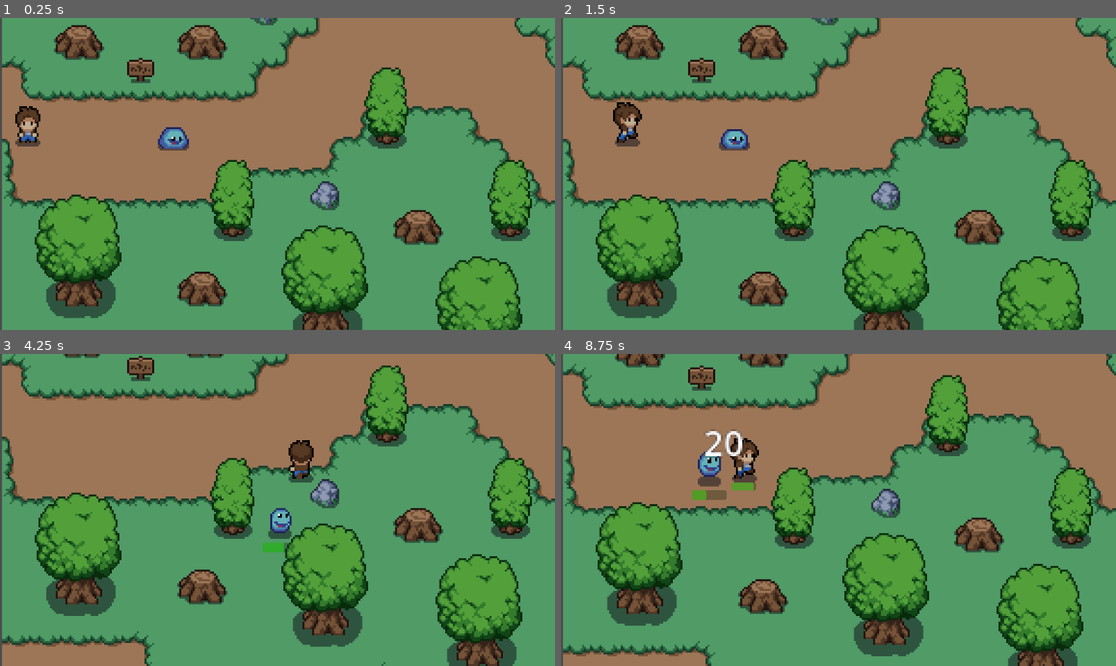
Above: before the commit, frames 1-4 (two rows, left to right).
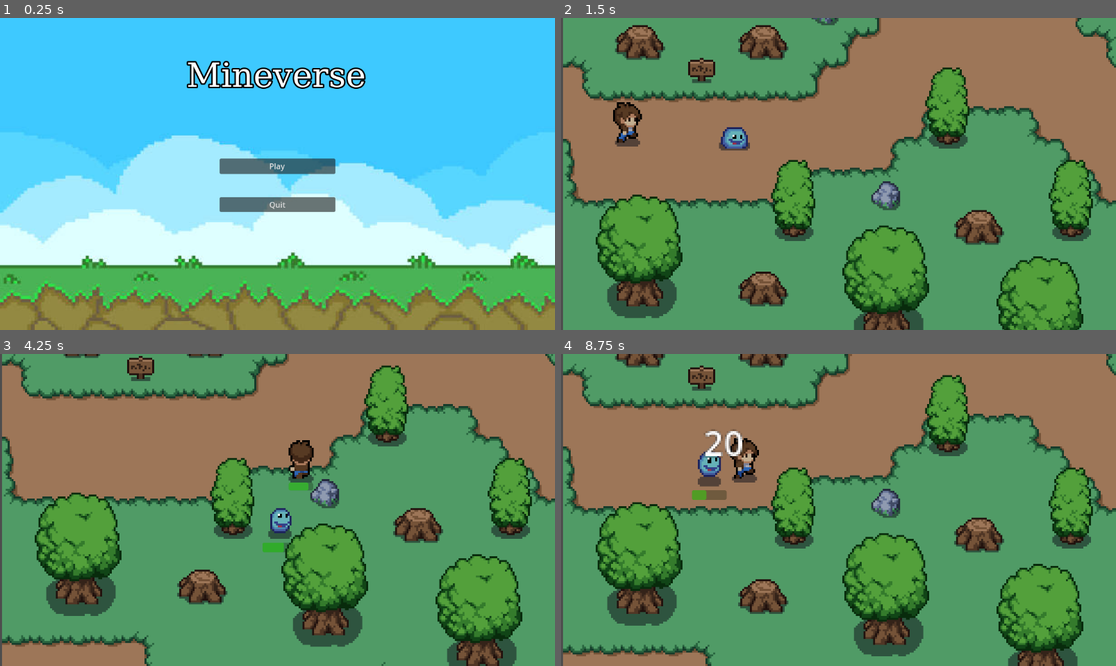
Above: after the commit, the same moments.

Repository: zhengxl266/SPFC-game-mineverse-2
Game: Godot game, scene res://UI/main_menu.tscn
Same seed, same stepped clock (60 frames per second), same inputs: the game is played once before the commit and once after it. Before the commit the project starts from res://scenes/world.tscn.
Inputs (mouse positions are in pixels of both pictures, inside the frame that each line leads up to):
- Up to frame 1 (0.25 s): no input
- Up to frame 2 (1.5 s): click (838, 167) at 0.5 s, where only the run after the commit has a clickable "Play"; hold Right (ui_right) from 1.28 s (still down); tap Q (attack) at 1.35 s
- Up to frame 3 (4.25 s): release Right (ui_right) at 2.03 s; hold Down (ui_down) 2.03-2.78 s; tap Q (attack) at 2.1, 2.85, 3.6 s; hold Right (ui_right) 2.78-3.53 s; hold Up (ui_up) from 3.53 s (still down)
- Up to frame 4 (8.75 s): release Up (ui_up) at 4.28 s; hold Left (ui_left) 4.28-5.78 s; tap Q (attack) every 0.75 s from 4.35 to 8.1 s; hold Down (ui_down) 5.78-6.53 s; hold Right (ui_right) 6.53-7.28 s; hold Up (ui_up) 7.28-8.03 s; hold Right (ui_right) from 8.03 s (still down)

The runs differ from the first frame. In frame 1, 96% of the frame differs, in the area x 0-100%, y 0-100%; in frame 2, less than 0.1%; in frame 3, 0.1%; in frame 4, 0.1%.

Commit message:
added main menu

Diff:
--- /dev/null
+++ b/UI/main_menu.gd
@@ -0,0 +1,18 @@
+class_name Mainmenu
+extends Control
+
+@onready var start = $MarginContainer/HBoxContainer/VBoxContainer/Start as Button
+@onready var quit = $MarginContainer/HBoxContainer/VBoxContainer/Quit as Button
+@onready var start_level = preload("res://scenes/world.tscn") as PackedScene
+
+
+func _ready():
+	start.button_down.connect(on_start_pressed)
+	quit.button_down.connect(on_quit_pressed)
+
+
+func on_start_pressed() -> void:
+	get_tree().change_scene_to_packed(start_level)
+
+func on_quit_pressed() -> void:
+	get_tree().quit()
--- /dev/null
+++ b/UI/main_menu.tscn
@@ -0,0 +1,80 @@
+[gd_scene load_steps=4 format=3 uid="uid://bh0dnmvj2rd11"]
+
+[ext_resource type="Script" path="res://UI/main_menu.gd" id="1_iq58j"]
+[ext_resource type="Texture2D" uid="uid://c57oti80y4hsx" path="res://UI/main_menu background.jpg" id="1_qbohn"]
+
+[sub_resource type="SystemFont" id="SystemFont_ornrq"]
+font_names = PackedStringArray("Fantasy")
+
+[node name="main menu" type="Control"]
+layout_mode = 3
+anchors_preset = 15
+anchor_right = 1.0
+anchor_bottom = 1.0
+grow_horizontal = 2
+grow_vertical = 2
+script = ExtResource("1_iq58j")
+
+[node name="TextureRect" type="TextureRect" parent="."]
+texture_filter = 1
+layout_mode = 1
+anchors_preset = 15
+anchor_right = 1.0
+anchor_bottom = 1.0
+grow_horizontal = 2
+grow_vertical = 2
+texture = ExtResource("1_qbohn")
+
+[node name="MarginContainer" type="MarginContainer" parent="."]
+layout_mode = 1
+anchors_preset = 15
+anchor_right = 1.0
+anchor_bottom = 1.0
+grow_horizontal = 2
+grow_vertical = 2
+theme_override_constants/margin_left = 12
+theme_override_constants/margin_top = 12
+theme_override_constants/margin_right = 12
+theme_override_constants/margin_bottom = 12
+
+[node name="VBoxContainer" type="VBoxContainer" parent="MarginContainer"]
+layout_mode = 2
+theme_override_constants/separation = 120
+
+[node name="Seperator" type="Control" parent="MarginContainer/VBoxContainer"]
+layout_mode = 2
+
+[node name="Label" type="Label" parent="MarginContainer/VBoxContainer/Seperator"]
+layout_mode = 2
+offset_left = -3.0
+offset_top = 63.0
+offset_right = 1125.0
+offset_bottom = 159.0
+theme_override_colors/font_outline_color = Color(0, 0, 0, 1)
+theme_override_constants/outline_size = 12
+theme_override_fonts/font = SubResource("SystemFont_ornrq")
+theme_override_font_sizes/font_size = 70
+text = "Mineverse"
+horizontal_alignment = 1
+vertical_alignment = 1
+
+[node name="HBoxContainer" type="HBoxContainer" parent="MarginContainer"]
+layout_mode = 2
+alignment = 1
+
+[node name="VBoxContainer" type="VBoxContainer" parent="MarginContainer/HBoxContainer"]
+layout_mode = 2
+theme_override_constants/separation = 48
+alignment = 1
+
+[node name="Seperator2" type="Control" parent="MarginContainer/HBoxContainer/VBoxContainer"]
+layout_mode = 2
+
+[node name="Start" type="Button" parent="MarginContainer/HBoxContainer/VBoxContainer"]
+custom_minimum_size = Vector2(240, 32)
+layout_mode = 2
+text = "Play"
+
+[node name="Quit" type="Button" parent="MarginContainer/HBoxContainer/VBoxContainer"]
+layout_mode = 2
+text = "Quit"
--- a/project.godot
+++ b/project.godot
@@ -11,7 +11,7 @@
 [application]
 
 config/name="mineverse"
-run/main_scene="res://scenes/world.tscn"
+run/main_scene="res://UI/main_menu.tscn"
 config/features=PackedStringArray("4.2", "Forward Plus")
 config/icon="res://arts/icon.svg"
 
--- a/scenes/cliff_side.tscn
+++ b/scenes/cliff_side.tscn
@@ -5,10 +5,10 @@
 [ext_resource type="Texture2D" uid="uid://uas73capgbp3" path="res://arts/tilesets/grass.png" id="2_fr25x"]
 [ext_resource type="Texture2D" uid="uid://d25nmpaycp3tu" path="res://arts/objects/objects.png" id="3_0jmr5"]
 [ext_resource type="Texture2D" uid="uid://b5udhaeawi20t" path="res://arts/tilesets/fences.png" id="4_5tym5"]
-[ext_resource type="Texture2D" uid="uid://cwu2ogcrxygwf" path="res://arts/New folder/IceTileset.png" id="5_4p340"]
-[ext_resource type="Texture2D" uid="uid://djvo4qa02n41y" path="res://arts/New folder/RPG Nature Tileset Autumn.png" id="6_84log"]
-[ext_resource type="Texture2D" uid="uid://c67bjru1gsu2b" path="res://arts/New folder/Mockup_01.png" id="7_lc3de"]
-[ext_resource type="Texture2D" uid="uid://bv2wmn1t8a1v8" path="res://arts/New folder/water.png" id="8_ir54j"]
+[ext_resource type="Texture2D" uid="uid://cwu2ogcrxygwf" path="res://arts/Other tilesets/IceTileset.png" id="5_4p340"]
+[ext_resource type="Texture2D" uid="uid://djvo4qa02n41y" path="res://arts/Other tilesets/RPG Nature Tileset Autumn.png" id="6_84log"]
+[ext_resource type="Texture2D" uid="uid://c67bjru1gsu2b" path="res://arts/Other tilesets/Mockup_01.png" id="7_lc3de"]
+[ext_resource type="Texture2D" uid="uid://bv2wmn1t8a1v8" path="res://arts/Other tilesets/water.png" id="8_ir54j"]
 [ext_resource type="PackedScene" uid="uid://digw6jgcbqt8l" path="res://scenes/player.tscn" id="9_05dqy"]
 [ext_resource type="PackedScene" uid="uid://dk0ghg057twxb" path="res://scenes/enemy.tscn" id="11_cklci"]
 
--- a/scenes/enemy.tscn
+++ b/scenes/enemy.tscn
@@ -187,10 +187,6 @@
 script = ExtResource("3_qwghc")
 damage_node = ExtResource("4_6hf0t")
 
-[node name="Label" type="Label" parent="."]
-offset_right = 40.0
-offset_bottom = 23.0
-
 [connection signal="body_entered" from="detection_space" to="." method="_on_detection_space_body_entered"]
 [connection signal="body_exited" from="detection_space" to="." method="_on_detection_space_body_exited"]
 [connection signal="body_entered" from="enemy_hitbox" to="." method="_on_enemy_hitbox_body_entered"]
--- /dev/null
+++ b/scenes/player_spawner.tscn
@@ -0,0 +1,6 @@
+[gd_scene load_steps=2 format=3 uid="uid://dyh4wlcrtnq71"]
+
+[ext_resource type="Script" path="res://scripts/player_spawner.gd" id="1_wnnag"]
+
+[node name="player_spawner" type="Node2D"]
+script = ExtResource("1_wnnag")
--- a/scenes/world.tscn
+++ b/scenes/world.tscn
@@ -5,9 +5,9 @@
 [ext_resource type="Texture2D" uid="uid://uas73capgbp3" path="res://arts/tilesets/grass.png" id="2_gku8e"]
 [ext_resource type="Texture2D" uid="uid://d25nmpaycp3tu" path="res://arts/objects/objects.png" id="3_hpsx1"]
 [ext_resource type="PackedScene" uid="uid://digw6jgcbqt8l" path="res://scenes/player.tscn" id="5_57n66"]
-[ext_resource type="Texture2D" uid="uid://bv2wmn1t8a1v8" path="res://arts/New folder/water.png" id="5_xfa4h"]
+[ext_resource type="Texture2D" uid="uid://bv2wmn1t8a1v8" path="res://arts/Other tilesets/water.png" id="5_xfa4h"]
 [ext_resource type="PackedScene" uid="uid://dk0ghg057twxb" path="res://scenes/enemy.tscn" id="6_gpfev"]
-[ext_resource type="Texture2D" uid="uid://djvo4qa02n41y" path="res://arts/New folder/RPG Nature Tileset Autumn.png" id="6_yel86"]
+[ext_resource type="Texture2D" uid="uid://djvo4qa02n41y" path="res://arts/Other tilesets/RPG Nature Tileset Autumn.png" id="6_yel86"]
 
 [sub_resource type="TileSetAtlasSource" id="TileSetAtlasSource_tfv8x"]
 texture = ExtResource("2_gku8e")
--- /dev/null
+++ b/scripts/player_spawner.gd
@@ -0,0 +1,16 @@
+extends Node2D
+
+var player_scene = preload("res://scenes/player.tscn")
+var player = null
+
+func _ready():
+	pass # Replace with function body.
+
+
+# Called every frame. 'delta' is the elapsed time since the previous frame.
+func _process(_delta):
+	if player == null:
+		var new_obj = player_scene.instantiate()
+		new_obj.position = position
+		get_parent().add_child(new_obj)
+		player = new_obj
Binary file added: UI/Button art/Pause button Blue.png
Not shown, changed: UI/Button art/Pause button Blue.png.import
Binary file added: UI/Button art/Pause button Gray.png
Not shown, added: UI/Button art/Pause button Gray.png.import
Binary file added: UI/Button art/Pause button Green.png
Not shown, changed: UI/Button art/Pause button Green.png.import
Binary file added: UI/Button art/Pause button Pink.png
Not shown, changed: UI/Button art/Pause button Pink.png.import
Binary file added: UI/Button art/Pause button Turquoise.png
Not shown, added: UI/Button art/Pause button Turquoise.png.import
Binary file added: UI/Button art/Start button Blue.png
Not shown, added: UI/Button art/Start button Blue.png.import
(and 20 more such lines)
